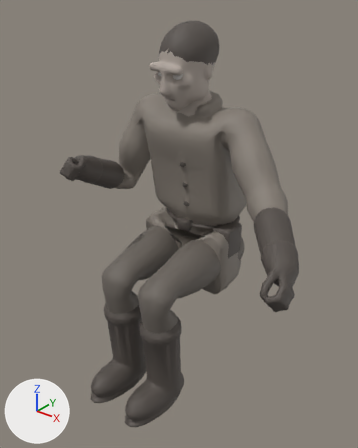
One commit to the FBX model Assets/Resources/Bodies/Living.fbx: the scene before it, then after it.
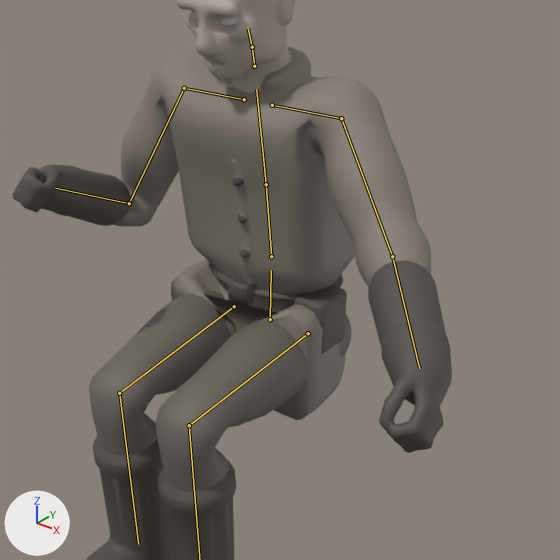
Each version is shown whole from a camera (50 mm lens) standing at (0.62, -0.856, 1.063) and looking at (0.045, -0.138, 0.618), then close up on the part from 15% to 100% of the width and 15% to 83% of the height. The axes (+X, +Y, +Z) are drawn at lower left. The lights are the same throughout. The last two pictures show the newer version. Both versions are drawn at frame 1 of the action 'Living|Strum'; the numbers are the values there. The bones that change, and the others that lie on the model, are drawn over the model as lines in the close-ups.

Objects in the first close-up: 'LivingMesh'.
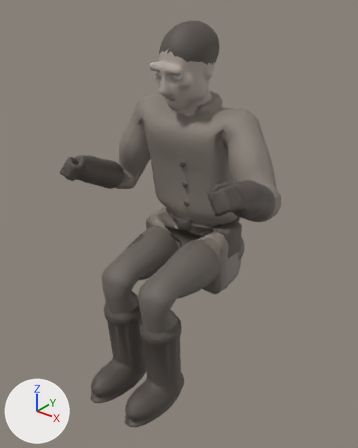
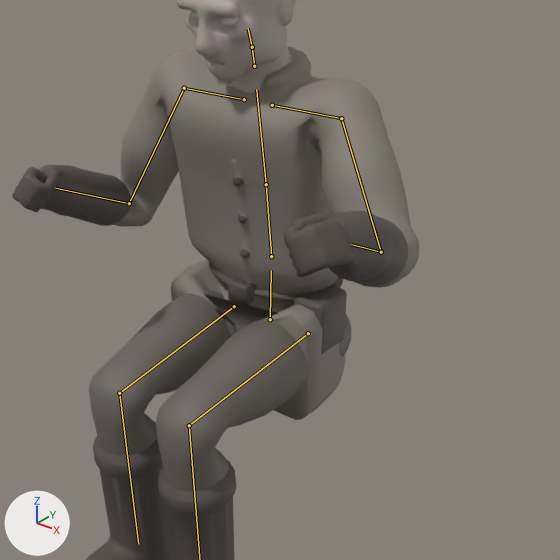
What differs and where, as boxes [x1, y1, x2, y2] in the close-ups (560 x 560 px):
'LivingMesh', posed
    before: [12, 0, 452, 560]
    after: [12, 0, 419, 560]
bone 'LeftUpperArm', root to tip
    before: (341, 118) to (392, 256)
    after: (341, 118) to (381, 252)
bone 'LeftLowerArm', root to tip
    before: (392, 256) to (419, 368)
    after: (381, 252) to (351, 244)

The change in detail:
Bone 'LeftUpperArm' (bone_leftupperarm) turns from (-48, -48, 0) to (-50, -56, 0) degrees about its own x, y and z.
Bone 'LeftLowerArm' (bone_leftlowerarm) turns from (0, 0, -22) to (0, 0, -64) degrees about its own x, y and z.
